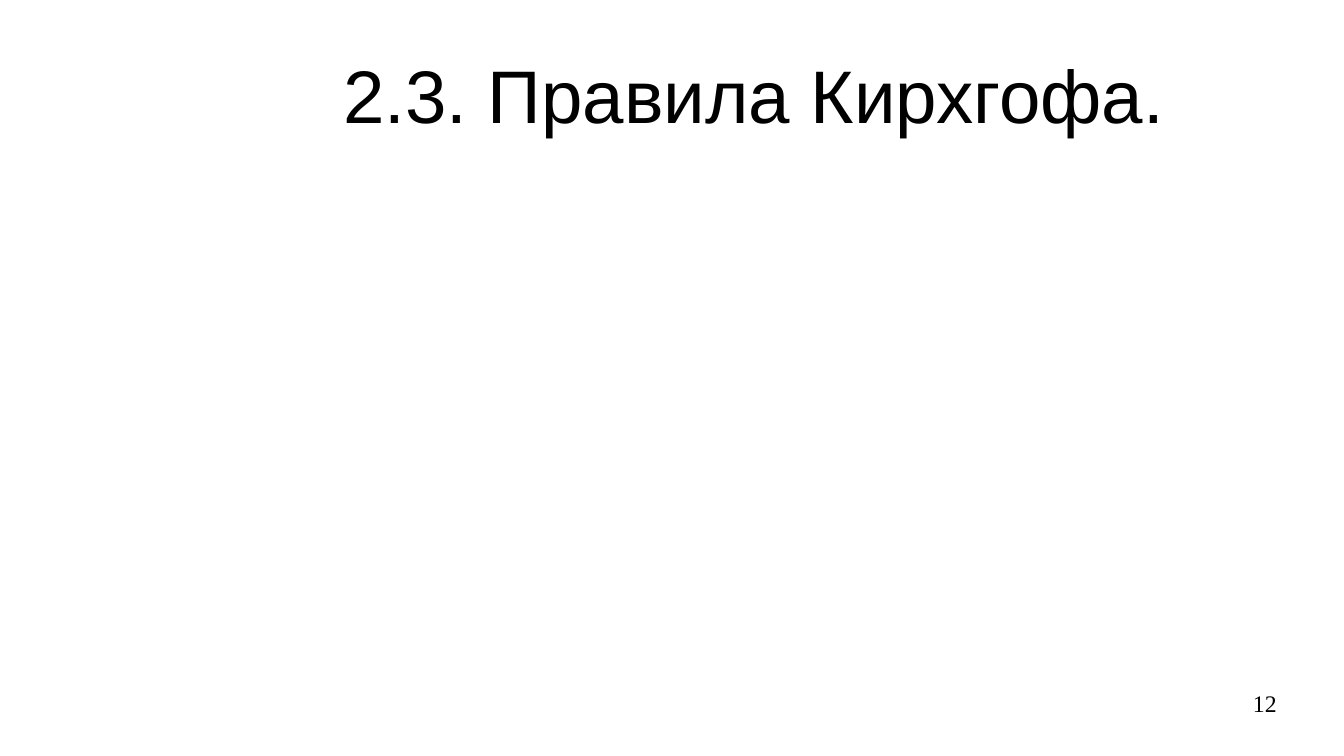
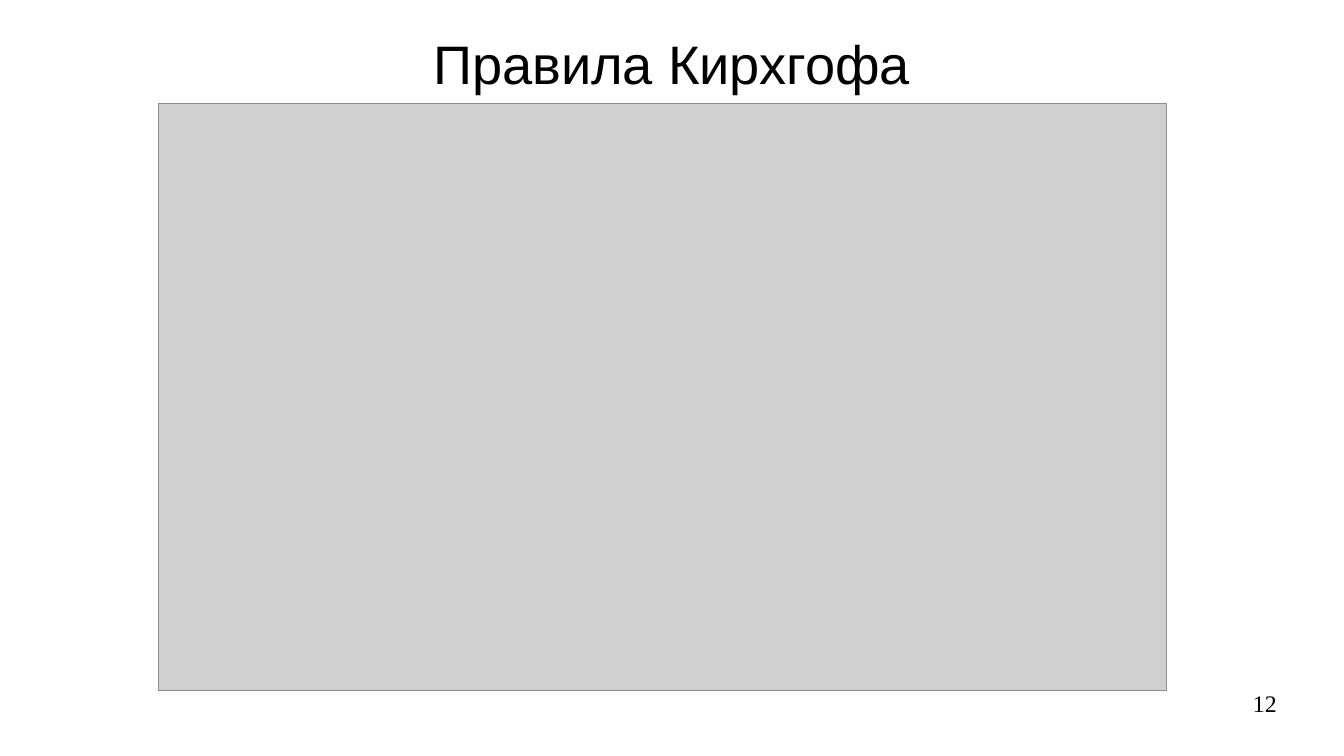
Before and after one commit to steelcraft/stud-lab, a slide deck: slide 12 of Лекции/СBDS01#L1.odp. Drawn at 1344x756 pixels with LibreOffice and Linux fonts; fonts in the diff are those of the drawing; grey boxes stand for pictures. Boxes give left, top, right and bottom in pixels: in the first picture for what was removed or moved away, otherwise in the second. Text is boxed around its words. In the diff, an @@ line names an element or a change of style, - is before the commit and + after.

```diff
--- a/Лекции/СBDS01#L1.odp
+++ b/Лекции/СBDS01#L1.odp
@@ title at [433,44,910,94]: text changed; size 44 to 32 pt @@
-2.3. Правила Кирхгофа.
+Правила Кирхгофа
@@ picture added at [159,104,1167,692] @@
```
Also in this commit, not shown: 1 other slide changed, 2 slides added, 2 slides removed.
